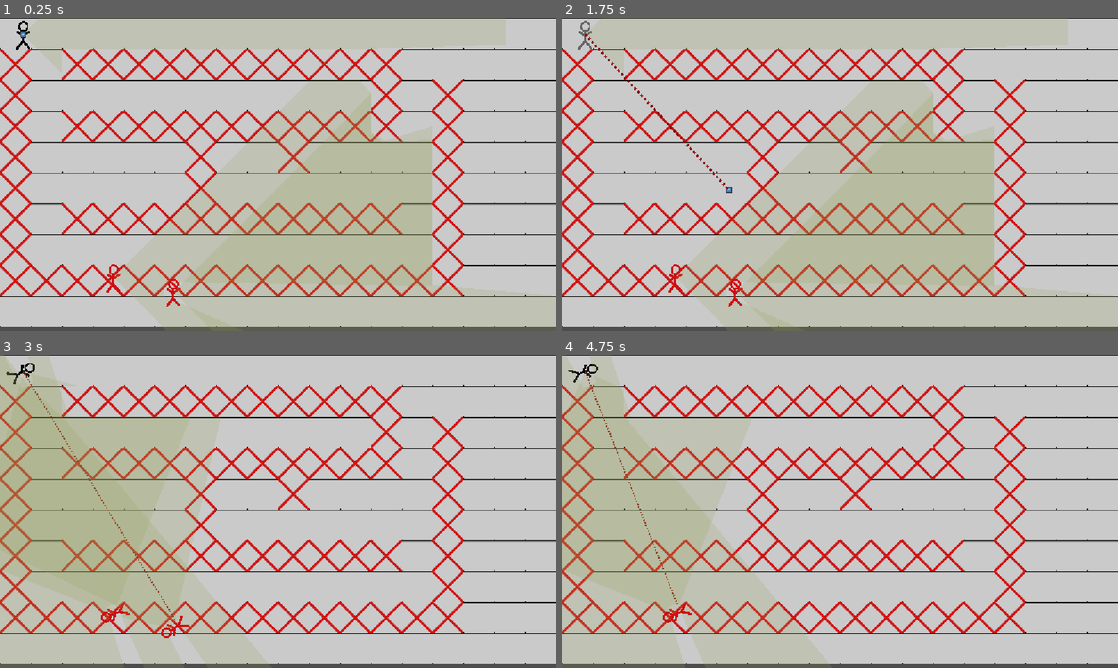
Above: before the commit, frames 1-4 (two rows, left to right).
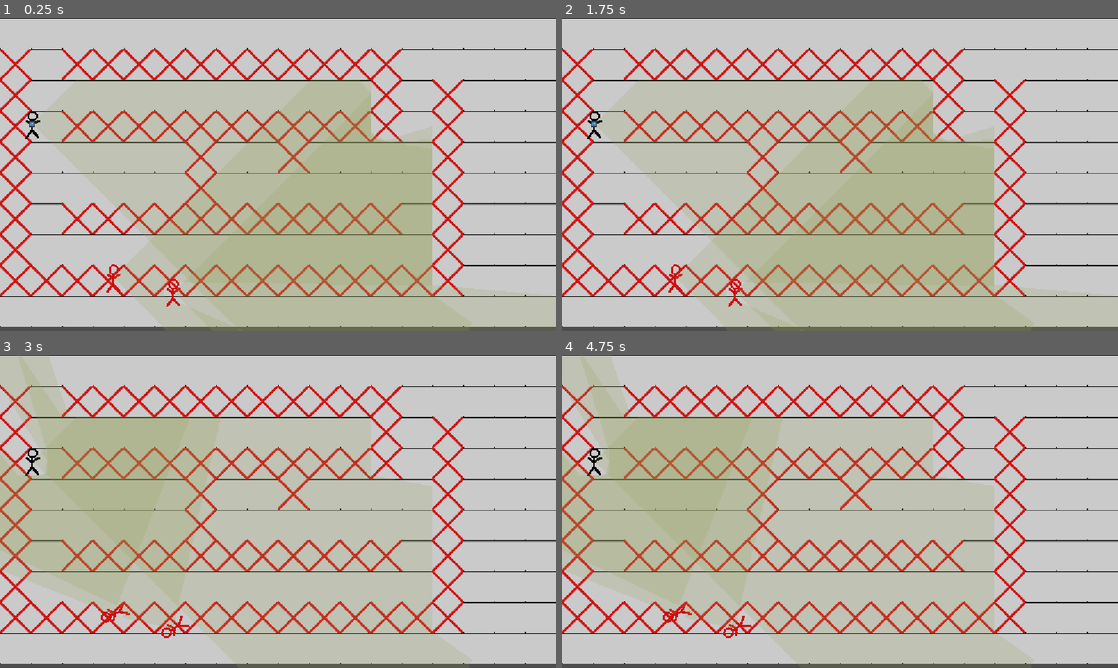
Above: after the commit, the same moments.

Repository: NevenIlincic/Tactical_Move
Game: Godot game, scene res://Scenes/Test_Scene.tscn
Two runs of this game, one before a commit and one after it. Both use one fixed random seed, a clock stepped at 60 frames per second and the inputs below. The engine's default icon, where the game draws it, is replaced by a stand-in: a white triangle on a blue panel in a dark square.
Inputs (mouse positions are in pixels of both pictures, inside the frame that each line leads up to):
- Up to frame 1 (0.25 s): no input
- Up to frame 2 (1.75 s): tap Enter at 0.5 s; move the mouse to (584, 33) at 0.52 s; right-click (584, 33) at 0.6 s; click (584, 33) at 0.67 s; tap W (reset_look_at_path) at 1.25 s; move the mouse to (728, 190) at 1.27 s; click (728, 190) at 1.35 s; right-click (728, 190) at 1.55 s
- Up to frame 3 (3 s): tap Q (reset_path) at 2 s; move the mouse to (333, 442) at 2.02 s; tap Space (move_confirm) at 2.1, 2.75 s; click (333, 442) at 2.17 s; right-click (333, 442) at 2.3 s; move the mouse to (250, 574) at 2.77 s; right-click (250, 574) at 2.85 s; click (250, 574) at 2.92 s
- Up to frame 4 (4.75 s): tap W (reset_look_at_path) at 3.5 s; move the mouse to (1006, 558) at 3.52 s; right-click (1006, 558) at 3.6 s; click (1006, 558) at 3.67 s; tap Q (reset_path) at 4.25 s; move the mouse to (673, 464) at 4.27 s; click (673, 464) at 4.35 s; right-click (673, 464) at 4.55 s

The runs differ from the first frame. In frame 1, 1.6% of the frame differs, in the area x 2-91%, y 0-70%; in frame 2, 1.7%; in frame 3, 4.7%; in frame 4, 11%, in the area x 0-84%, y 0-99%.

Commit message:
[FIX] Soft lock when MovingAndShootFollowing engagement strategy

Diff:
--- a/Scenes/Test_Scene.tscn
+++ b/Scenes/Test_Scene.tscn
@@ -144,8 +144,8 @@
 shape = SubResource("RectangleShape2D_fhwqp")
 
 [node name="Player" parent="." unique_id=1108589071 instance=ExtResource("4_10mtb")]
-position = Vector2(48, 34)
-current_engagement_rule = 4
+position = Vector2(67, 219)
+current_engagement_rule = 3
 soldier_stats = SubResource("Resource_ltieu")
 weapons = Array[ExtResource("6_mykrp")]([SubResource("Resource_yn6en")])
 
--- a/Scripts/Patterns/Strategy/Engagement_Strategy/move_shoot_following_Strategy.gd
+++ b/Scripts/Patterns/Strategy/Engagement_Strategy/move_shoot_following_Strategy.gd
@@ -4,10 +4,11 @@
 	if not player.enemy_to_shoot:
 		player.enemy_to_shoot = enemy
 		player.current_weapon.change_enemy_to_shoot(enemy)
+
+	player.set_point_to_look(enemy)
+	#if player.rotation_tween and player.rotation_tween.is_valid():
+		#player.rotation_tween.kill()
 	player.follow_enemy_with_rotation = true
-	if player.rotation_tween and player.rotation_tween.is_valid():
-		player.rotation_tween.kill()
-		print(player.rotation_tween)
 	if not (player.current_weapon.weapon_state is WeaponReloadState
 	or player.current_weapon.weapon_state is WeaponShootState):
 		player.current_weapon.change_weapon_state(WeaponShootState.new())
--- a/Scripts/Patterns/Strategy/Engagement_Strategy/stop_shoot_following_strategy.gd
+++ b/Scripts/Patterns/Strategy/Engagement_Strategy/stop_shoot_following_strategy.gd
@@ -5,6 +5,7 @@
 		player.enemy_to_shoot = enemy
 		player.current_weapon.change_enemy_to_shoot(enemy)
 	player.follow_enemy_with_rotation = true
+	player.set_point_to_look(enemy)
 
 	stop_movement(player)
 
@@ -17,7 +18,5 @@
 
 	if player.move_tween and player.move_tween.is_valid():
 		player.move_tween.kill()
-	if player.rotation_tween and player.rotation_tween.is_valid():
-		player.rotation_tween.kill()
 	player.is_walking = false
 	player.reset_path()
--- a/Scripts/Soldier/Enemy/enemy.gd
+++ b/Scripts/Soldier/Enemy/enemy.gd
@@ -31,6 +31,8 @@
 
 func do_actions():
 	pass
+func set_point_to_look(point):
+	pass
 
 func check_enemy_looking_at():
 	if enemy_to_shoot:
--- a/Scripts/Soldier/Player/player.gd
+++ b/Scripts/Soldier/Player/player.gd
@@ -106,11 +106,11 @@
 	if not check_is_point_to_look_vector():
 		point_to_look = point.global_position
 		look_at_position_sprite.visible = false
-		if not initial_point:
-			initial_point = point_to_look
+		#if not initial_point:
+			#initial_point = point_to_look
 		return
-	if not initial_point:
-			initial_point = point_to_look
+	#if not initial_point:
+			#initial_point = point_to_look
 	look_at_position_sprite.visible = true
 	look_at_position_sprite.global_position = point_to_look
 	if player_look_at_line.get_point_count() == 1:
--- a/Scripts/Soldier/soldier.gd
+++ b/Scripts/Soldier/soldier.gd
@@ -107,8 +107,10 @@
 	if enemy.is_killed:
 		enemy.queue_free()
 
+#HAS TO BE OVERRIDEN
 func _on_enemy_lost_extra(enemy: Soldier):
 	pass
-
 func do_while_action(delta: float):
 	pass
+func set_point_to_look(point):
+	pass
